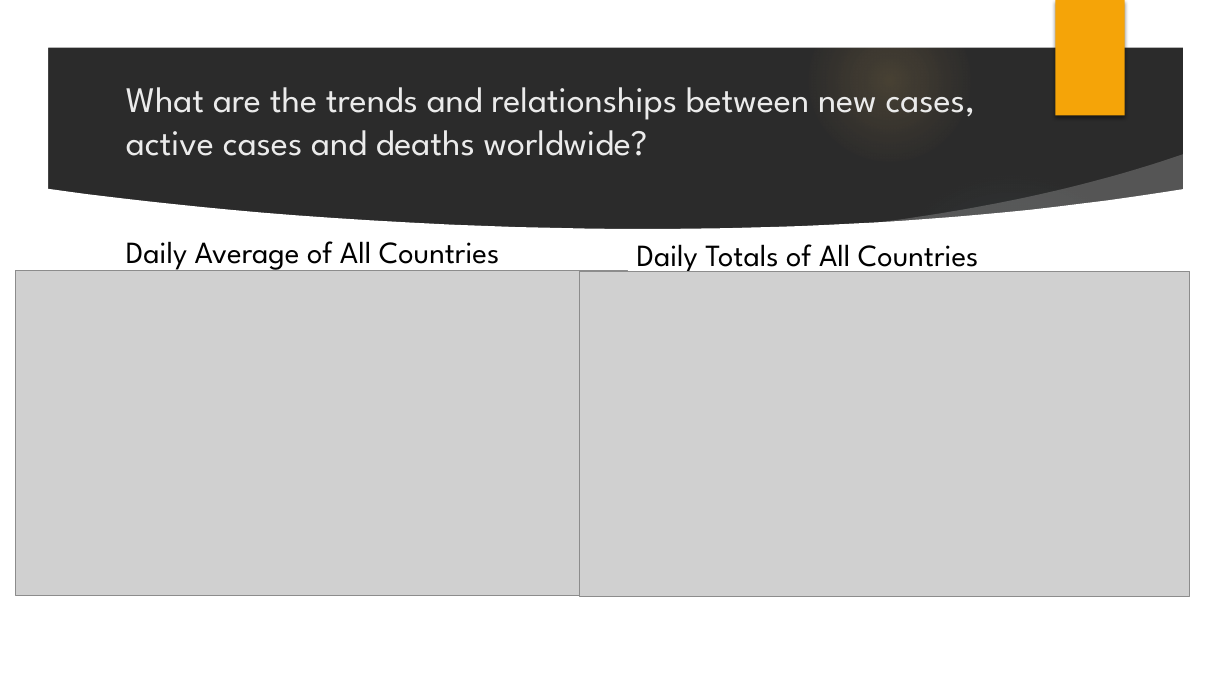
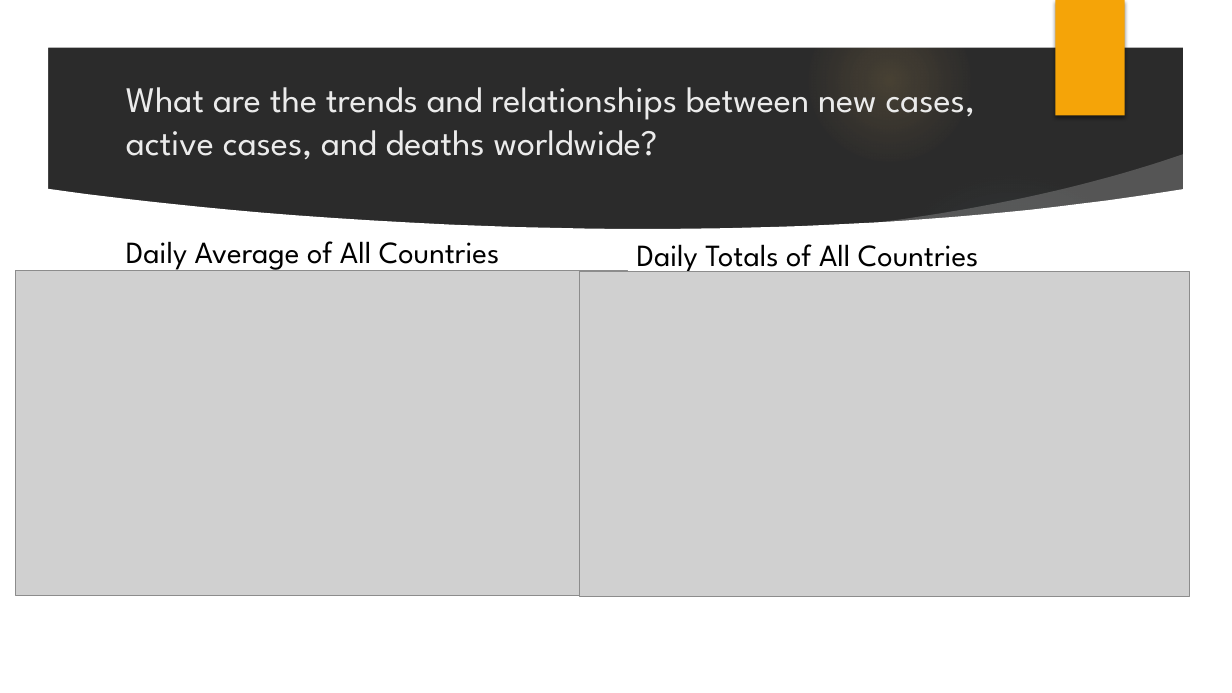
Before and after one commit to EricCroston/COVID-19_Trends, a slide deck: slide 4 of Project_1_Eric.pptx. Drawn at 1232x693 pixels with LibreOffice and Linux fonts; fonts in the diff are those of the drawing; grey boxes stand for pictures; background and template pictures are left out; a plain dark background stands for a picture behind light text. Boxes give left, top, right and bottom in pixels: in the first picture for what was removed or moved away, otherwise in the second. Text is boxed around its words. In the diff, an @@ line names an element or a change of style, - is before the commit and + after.

```diff
--- a/Project_1_Eric.pptx
+++ b/Project_1_Eric.pptx
@@ title at (126,87,975,159): text changed @@
-What are the trends and relationships between new cases, active cases and deaths worldwide?
+What are the trends and relationships between new cases, active cases, and deaths worldwide?
```
Also in this commit, not shown: 2 other slides changed.
